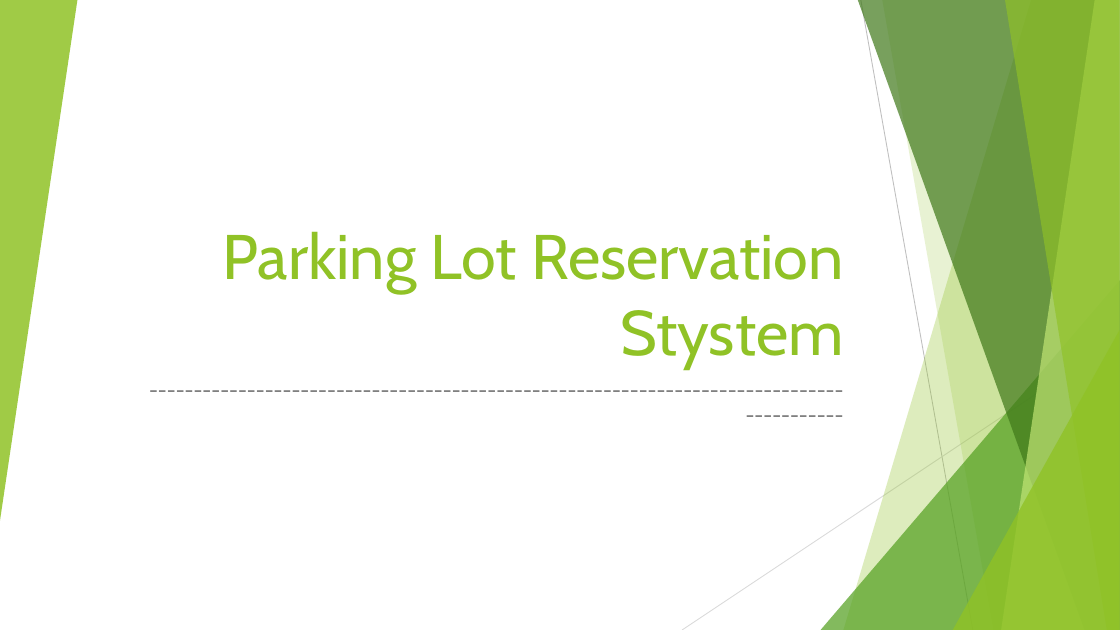
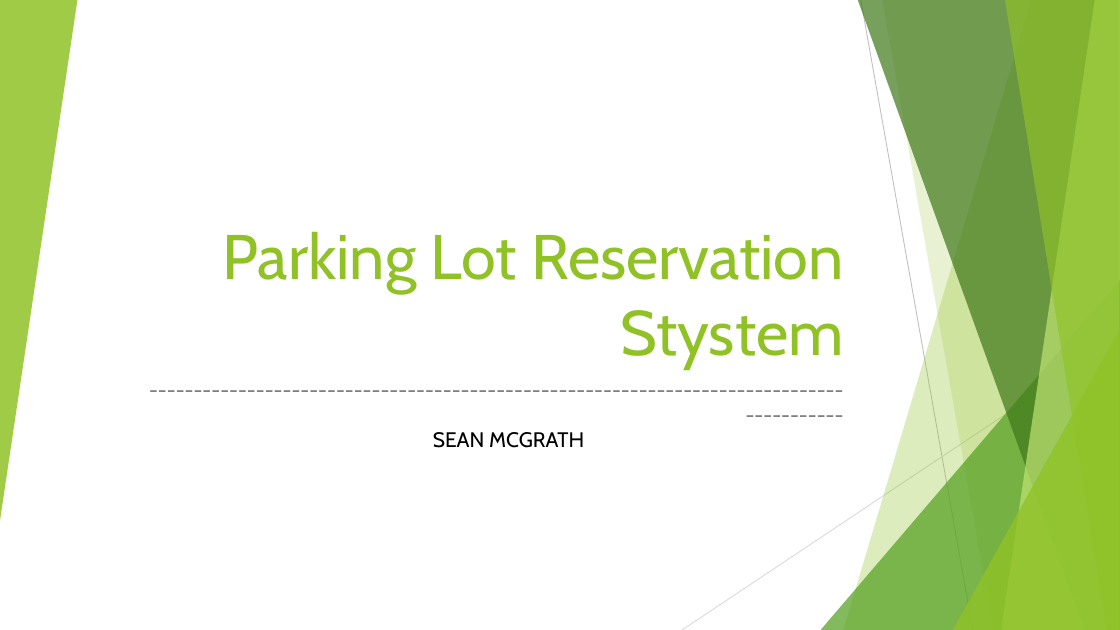
Before and after one commit to computerscience380/csc380hw2, a slide deck: slide 1 of Presentation.pptx. Drawn at 1120x630 pixels with LibreOffice and Linux fonts; fonts in the diff are those of the drawing. Boxes give left, top, right and bottom in pixels: in the first picture for what was removed or moved away, otherwise in the second. Text is boxed around its words. In the diff, an @@ line names an element or a change of style, - is before the commit and + after.

```diff
--- a/Presentation.pptx
+++ b/Presentation.pptx
@@ text added at (x1=433, y1=432, x2=584, y2=448), 18 pt, text #000000 @@
+SEAN MCGRATH
```
Also in this commit, not shown: 1 other slide changed.
